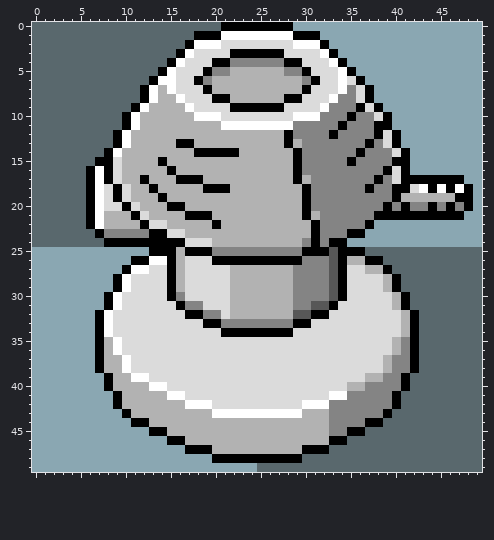
A pixel-art file gets an edit: Assets/_Project/art/Sprites/Aseprite/newEnemyes1/MiniTurret1.aseprite. The first picture shows the starting point.
50x50 pixels, 1 frame.
And afterwards:
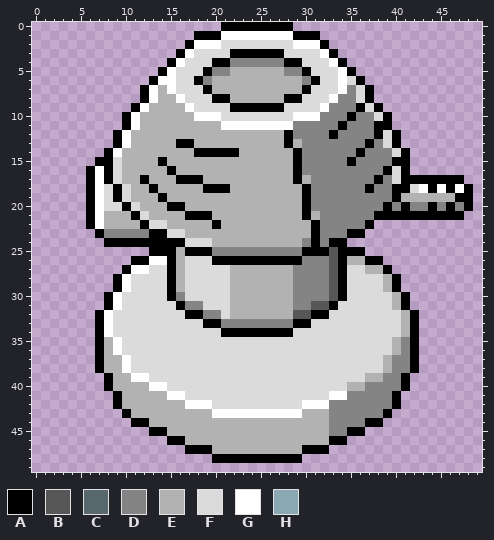
Palette (. is transparent): A #000000  B #575757  C #59686d  D #848484  E #b2b2b2  F #dbdbdb  G #ffffff  H #8aa7b2
What changed:
layer "Back" now hidden
The author cleared colour C in row 0 at x 0 to 20; in row 1 at x 0 to 17; in row 2 at x 0 to 16; in row 3 at x 0 to 15; in row 4 at x 0 to 14; in row 5 at x 0 to 13.
The author cleared colour C in row 6 at x 0 to 12; in rows 7 to 8 at x 0 to 11; in row 9 at x 0 to 10; in rows 10 to 11 at x 0 to 9; in rows 12 to 13 at x 0 to 8; in row 14 at x 0 to 7.
The author cleared colour C in row 15 at x 0 to 6; in rows 16 to 22 at x 0 to 5; in row 23 at x 0 to 6; in row 24 at x 0 to 7; in row 25 at x 37 to 49; in row 26 at x 39 to 49.
The author cleared colour C in row 27 at x 40 to 49; in rows 28 to 29 at x 41 to 49; in rows 30 to 31 at x 42 to 49; in rows 32 to 38 at x 43 to 49; in rows 39 to 40 at x 42 to 49; in rows 41 to 42 at x 41 to 49.
The author cleared colour C in row 43 at x 40 to 49; in row 44 at x 39 to 49; in row 45 at x 37 to 49; in row 46 at x 35 to 49; in row 47 at x 33 to 49; in row 48 at x 30 to 49.
The author cleared colour C in row 49 at x 25 to 49.
The author cleared colour H in row 0 at x 29 to 49; in row 1 at x 32 to 49; in row 2 at x 33 to 49; in row 3 at x 34 to 49; in row 4 at x 35 to 49; in row 5 at x 36 to 49.
The author cleared colour H in row 6 at x 37 to 49; in rows 7 to 8 at x 38 to 49; in row 9 at x 39 to 49; in rows 10 to 11 at x 40 to 49; in rows 12 to 13 at x 41 to 49; in rows 14 to 16 at x 42 to 49.
The author cleared colour H in row 17 at x 48 to 49; in rows 18 to 20 at x 49; in row 21 at x 48 to 49; in row 22 at x 38 to 49; in row 23 at x 37 to 49; in row 24 at x 35 to 49.
The author cleared colour H in row 25 at x 0 to 12; in row 26 at x 0 to 10; in row 27 at x 0 to 9; in rows 28 to 29 at x 0 to 8; in rows 30 to 31 at x 0 to 7; in rows 32 to 38 at x 0 to 6.
The author cleared colour H in rows 39 to 40 at x 0 to 7; in rows 41 to 42 at x 0 to 8; in row 43 at x 0 to 9; in row 44 at x 0 to 10; in row 45 at x 0 to 12; in row 46 at x 0 to 14.
The author cleared colour H in row 47 at x 0 to 16; in row 48 at x 0 to 19; in row 49 at x 0 to 24.
Boxes around the changes in both pictures, in picture pixels (x1, y1, x2, y2):
erased: (32, 22, 482, 472)
